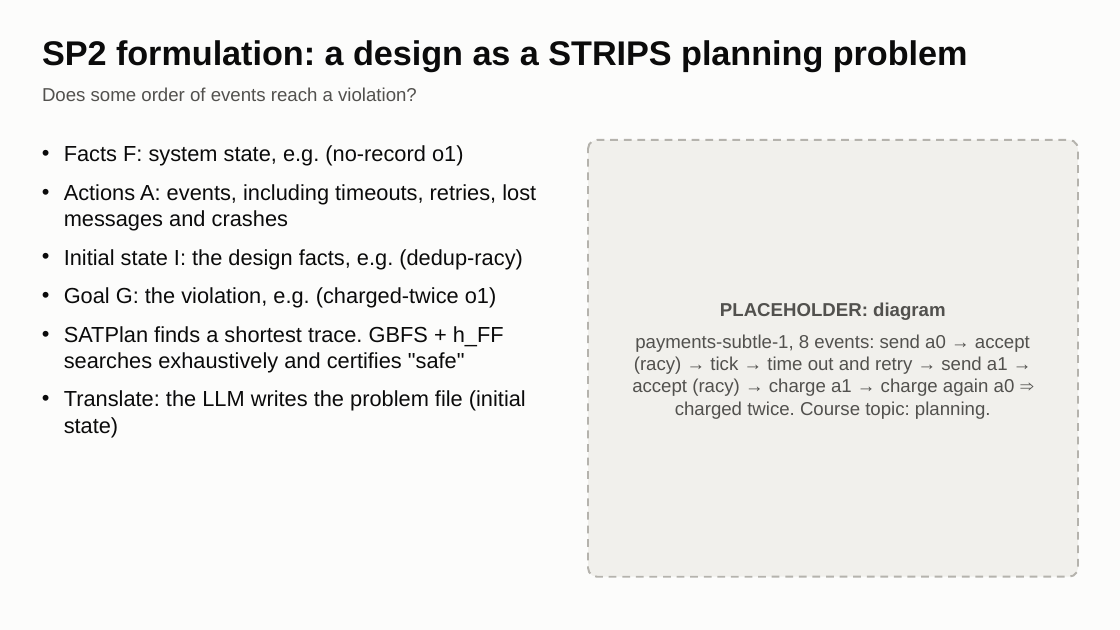
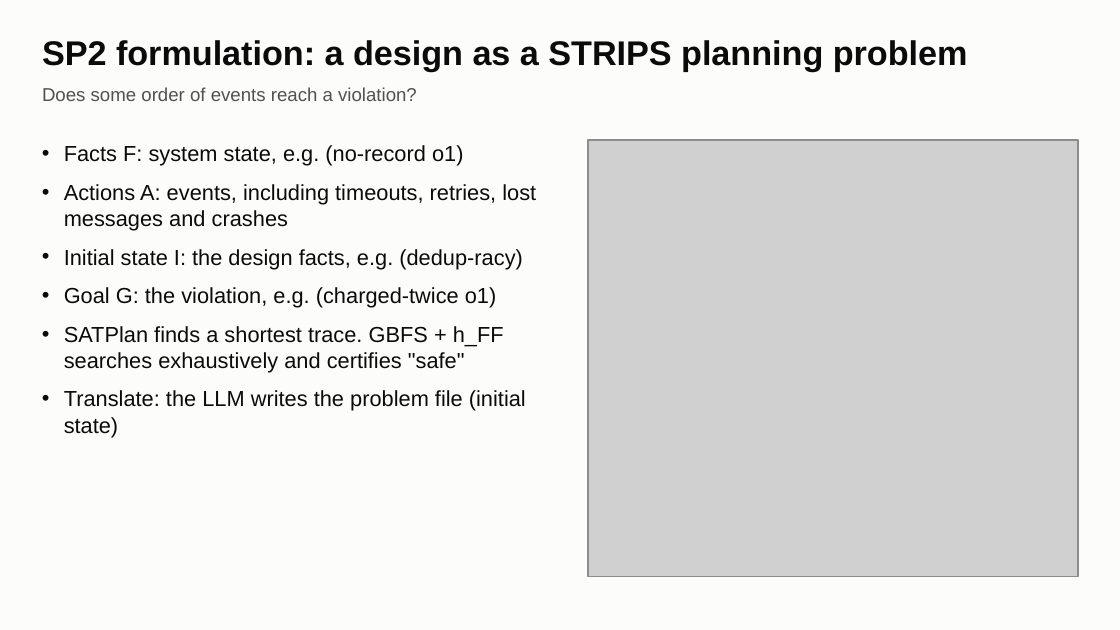
Before and after one commit to yxshrk/System-Failure-Detector, a slide deck: slide 5 of results/figures/slides/premortem_slides.pptx. Drawn at 1120x630 pixels with LibreOffice and Linux fonts; fonts in the diff are those of the drawing; grey boxes stand for pictures. Boxes give left, top, right and bottom in pixels: in the first picture for what was removed or moved away, otherwise in the second. Text is boxed around its words. In the diff, an @@ line names an element or a change of style, - is before the commit and + after.

```diff
--- a/results/figures/slides/premortem_slides.pptx
+++ b/results/figures/slides/premortem_slides.pptx
@@ rounded rectangle removed at (x1=588, y1=140, x2=1079, y2=577) @@
@@ picture added at (x1=588, y1=140, x2=1079, y2=577) @@
@@ text removed at (x1=632, y1=302, x2=1030, y2=419) @@
-PLACEHOLDER: diagram
-payments-subtle-1, 8 events: send a0 → accept (racy) → tick → time out and retry → send a1 → accept (racy) → charge a1 → charge again a0 ⇒ charged twice. Course topic: planning.
```
Also in this commit, not shown: 4 other slides changed, 10 other files.
